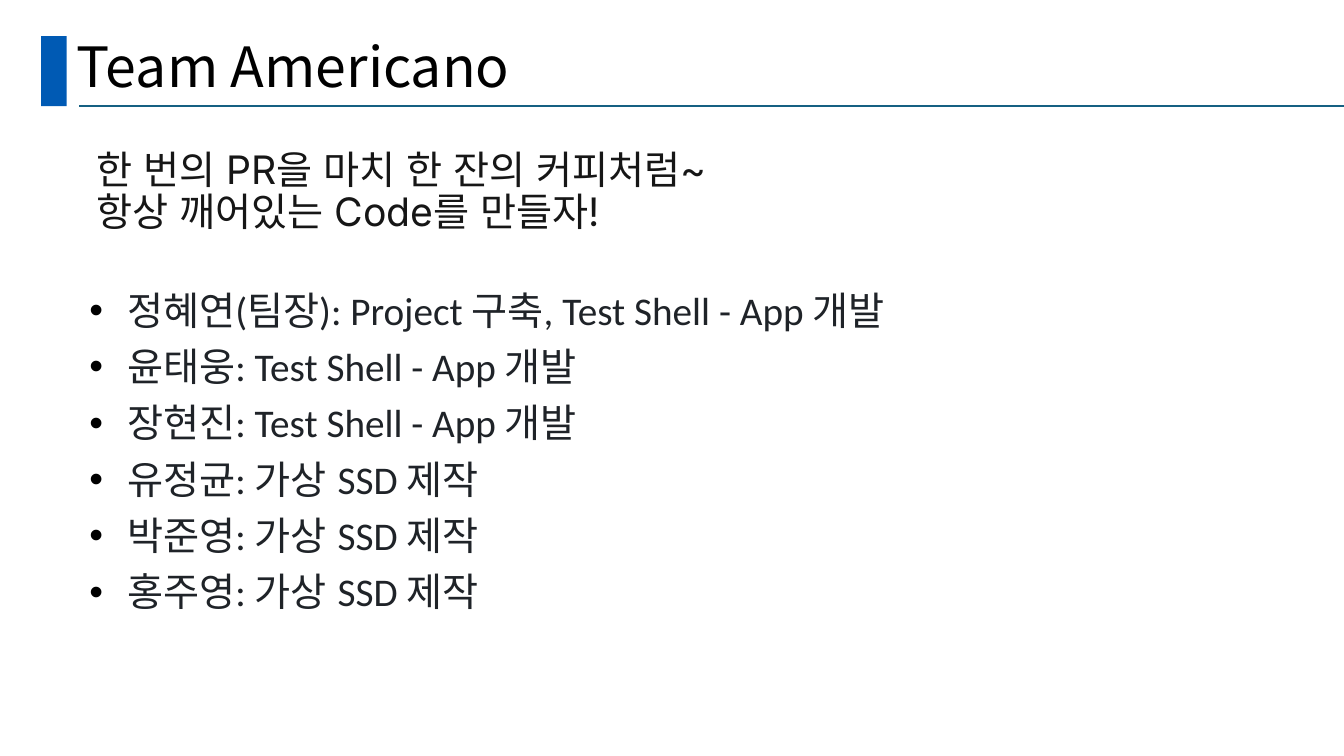
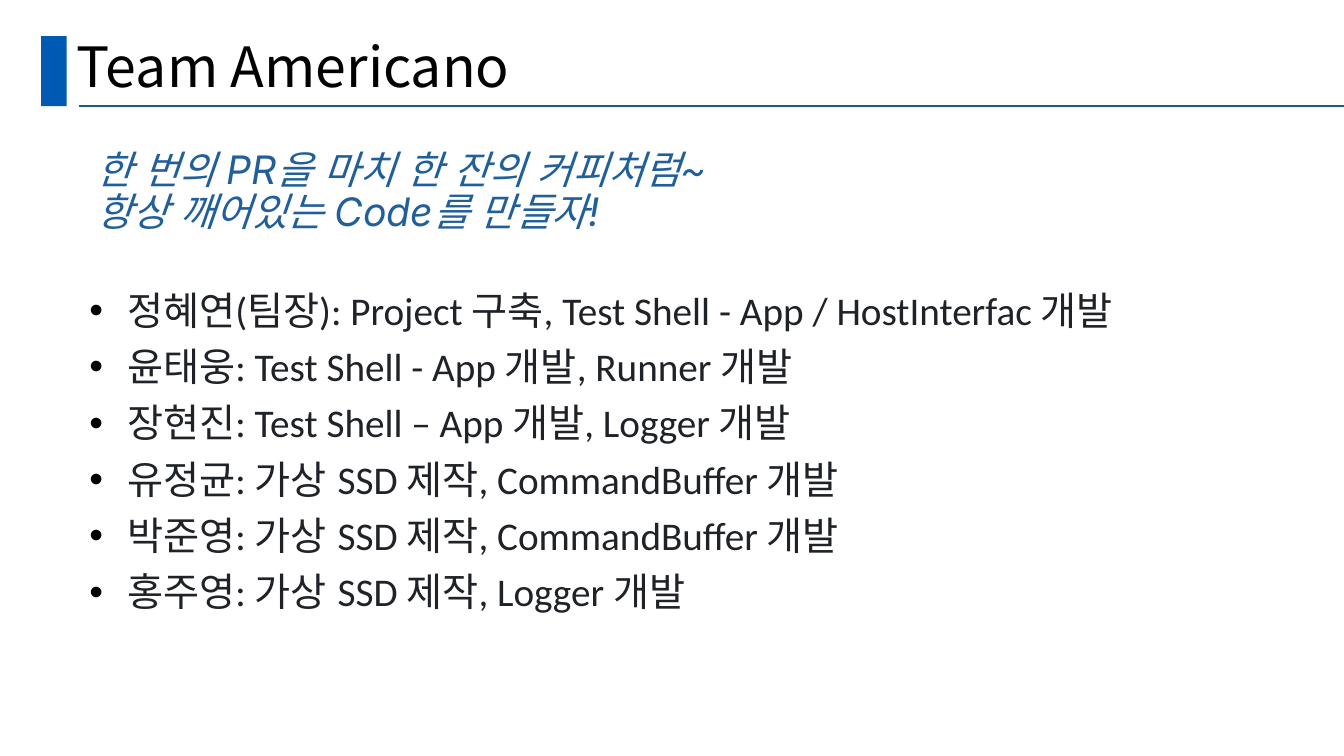
Before and after one commit to hy-ra-na/presentation_Americano, a slide deck: slide 3 of 발표양식.pptx. Drawn at 1344x756 pixels with LibreOffice and Linux fonts; fonts in the diff are those of the drawing. Boxes give left, top, right and bottom in pixels: in the first picture for what was removed or moved away, otherwise in the second. Text is boxed around its words. In the diff, an @@ line names an element or a change of style, - is before the commit and + after.

```diff
--- a/발표양식.pptx
+++ b/발표양식.pptx
@@ text at bbox=[96, 151, 680, 229]: text colour #161616 to #215F9A, italic on in "한 번의 PR을 마치 한 잔의 커피처럼~", "항상 깨어있는 Code를 만들자!" @@
@@ text at bbox=[127, 292, 1113, 613]: text changed @@
-• 정혜연(팀장): Project 구축, Test Shell - App 개발
-• 윤태웅: Test Shell - App 개발
-• 장현진: Test Shell - App 개발
-• 유정균: 가상 SSD 제작
-• 박준영: 가상 SSD 제작
-• 홍주영: 가상 SSD 제작
+• 정혜연(팀장): Project 구축, Test Shell - App / HostInterfac 개발
+• 윤태웅: Test Shell - App 개발, Runner 개발
+• 장현진: Test Shell – App 개발, Logger 개발
+• 유정균: 가상 SSD 제작, CommandBuffer 개발
+• 박준영: 가상 SSD 제작, CommandBuffer 개발
+• 홍주영: 가상 SSD 제작, Logger 개발
```
Also in this commit, not shown: 3 other slides changed, 2 slides added, 9 slides removed.
